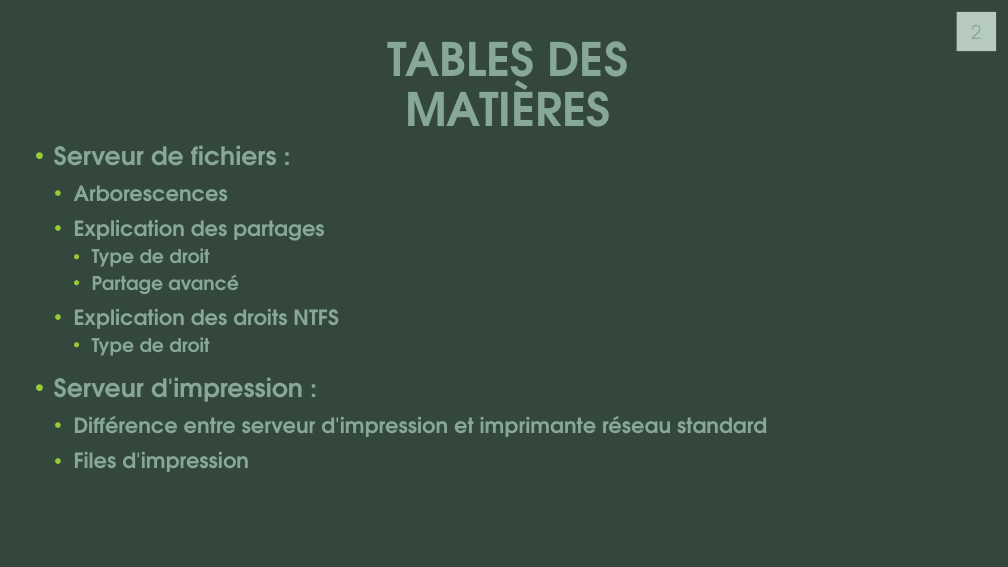
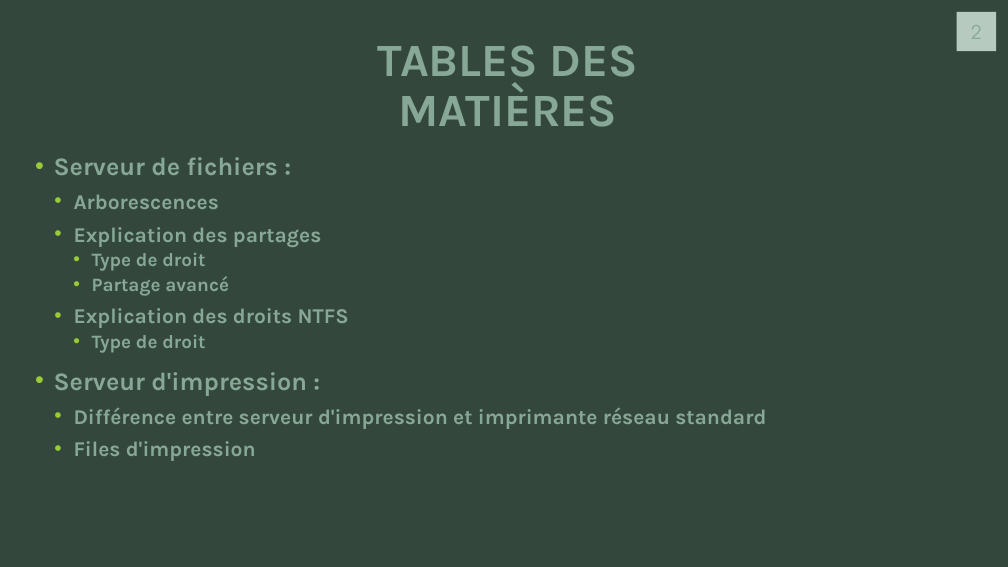
Before and after one commit to J0rg321/Serveur_Fichiers_ICT-123, a slide deck: slide 2 of SERVEUR ET FICHIERS D’IMPRESSION.pptx. Drawn at 1008x567 pixels with LibreOffice and Linux fonts; fonts in the diff are those of the drawing. Boxes give left, top, right and bottom in pixels: in the first picture for what was removed or moved away, otherwise in the second. Text is boxed around its words. In the diff, an @@ line names an element or a change of style, - is before the commit and + after.

```diff
--- a/SERVEUR ET FICHIERS D’IMPRESSION.pptx
+++ b/SERVEUR ET FICHIERS D’IMPRESSION.pptx
@@ title "TABLES DES MATIÈRES" at <box>378,45,638,127</box>: font TeX Gyre Adventor to Karla @@
@@ text "Serveur de fichiers :": place and size @@
-text "Serveur de fichiers :" at <box>54,146,767,472</box>
+text "Serveur de fichiers :" at <box>54,157,766,461</box>
@@ text "Serveur de fichiers :" at <box>54,157,766,461</box>: font TeX Gyre Adventor to Karla; line spacing 0.9 to 0.8 @@
```
Also in this commit, not shown: 3 other slides changed.
